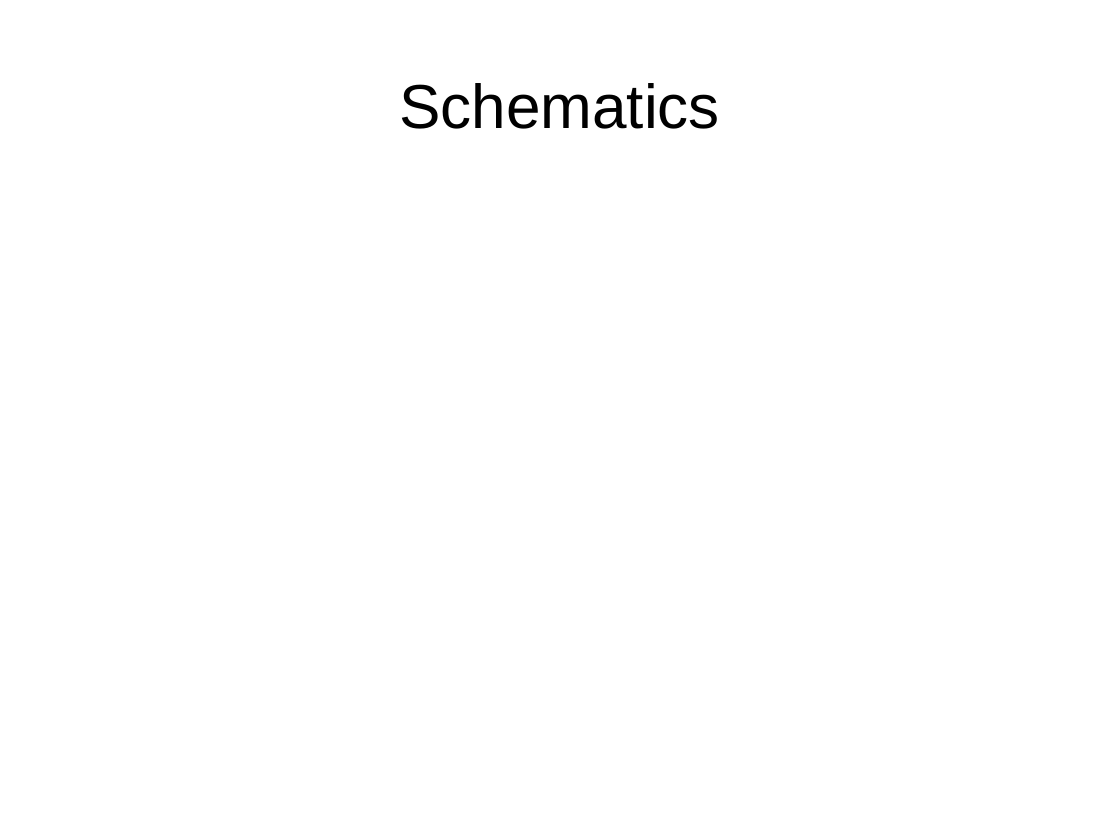
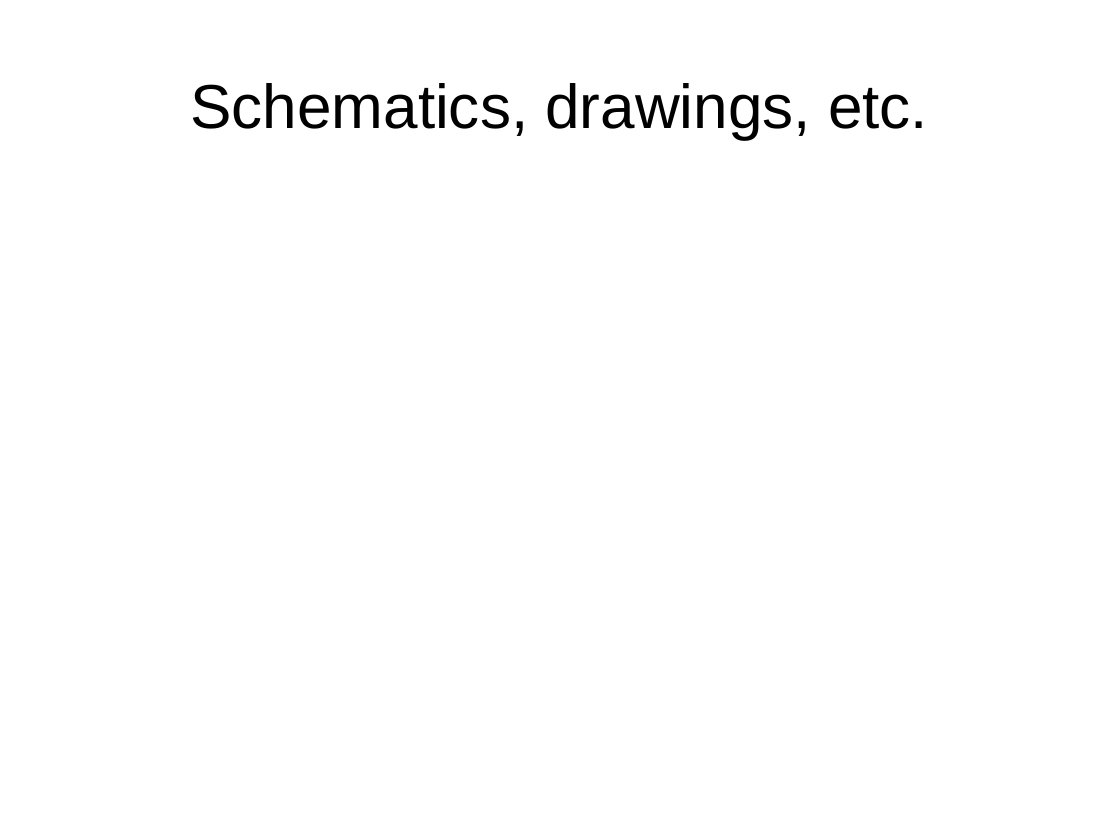
Before and after one commit to eerimoq/romeo, a slide deck: slide 1 of doc/schematics.odp. Drawn at 1120x840 pixels with LibreOffice and Linux fonts; fonts in the diff are those of the drawing. Boxes give left, top, right and bottom in pixels: in the first picture for what was removed or moved away, otherwise in the second. Text is boxed around its words. In the diff, an @@ line names an element or a change of style, - is before the commit and + after.

Commit message:
robot design top view drawing

```diff
--- a/doc/schematics.odp
+++ b/doc/schematics.odp
@@ title at (190, 83, 928, 139): text changed @@
-Schematics
+Schematics, drawings, etc.
```
Also in this commit, not shown: 2 other slides changed, 1 slide added.
